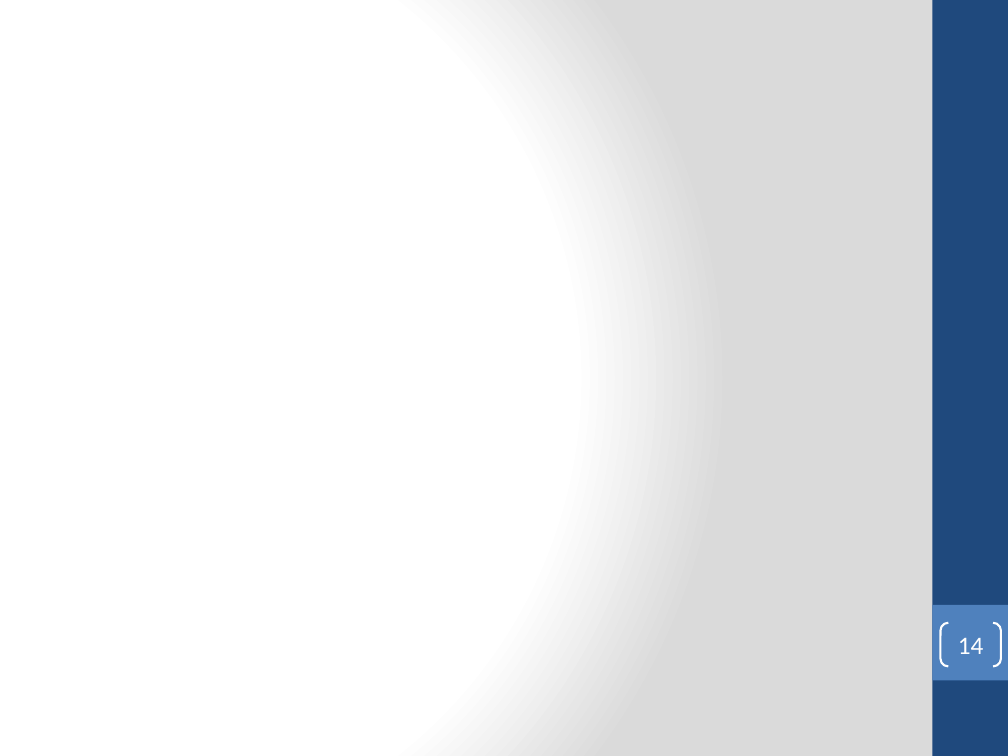
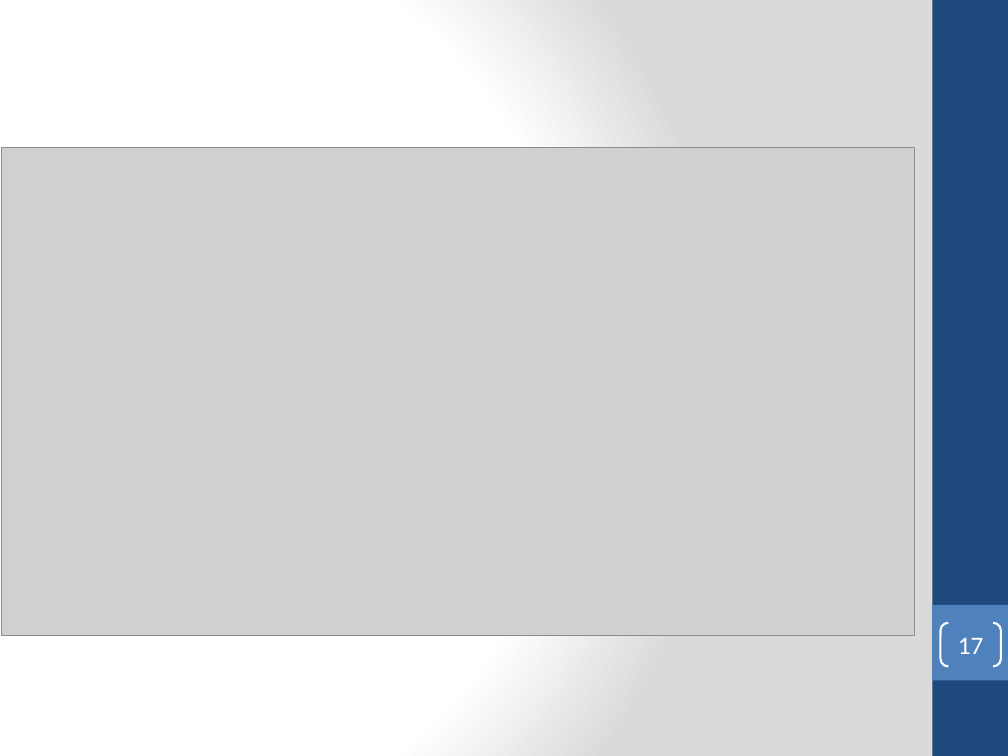
Before and after one commit to dicetvincet/Google-data-analytics-certificate, a slide deck: slide 17 of Google analytics Capstone.pptx (slide 14 before the commit). Drawn at 1008x756 pixels with LibreOffice and Linux fonts; fonts in the diff are those of the drawing; grey boxes stand for pictures. Boxes give left, top, right and bottom in pixels: in the first picture for what was removed or moved away, otherwise in the second. Text is boxed around its words. In the diff, an @@ line names an element or a change of style, - is before the commit and + after.

```diff
--- a/Google analytics Capstone.pptx
+++ b/Google analytics Capstone.pptx
@@ picture added at bbox=[1, 148, 914, 636] @@
@@ page number at bbox=[958, 638, 984, 654]: text changed @@
-14
+17
```
Also in this commit, not shown: 4 other slides changed, 7 slides added, 1 other file.
